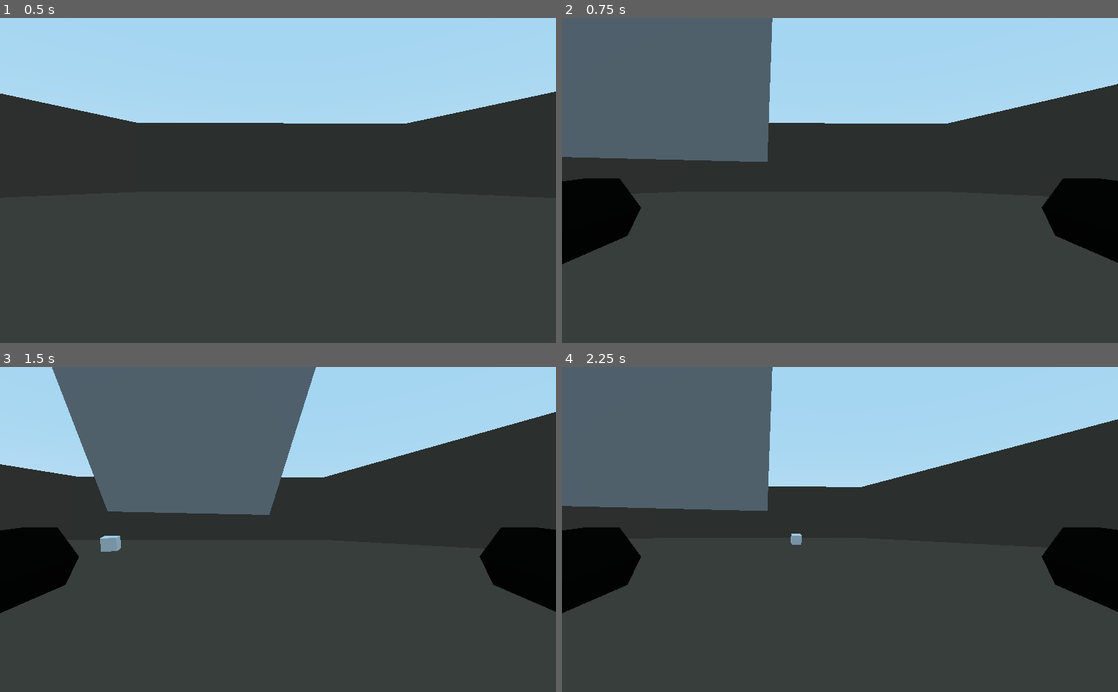
Above: before the commit, frames 1-4 (two rows, left to right).
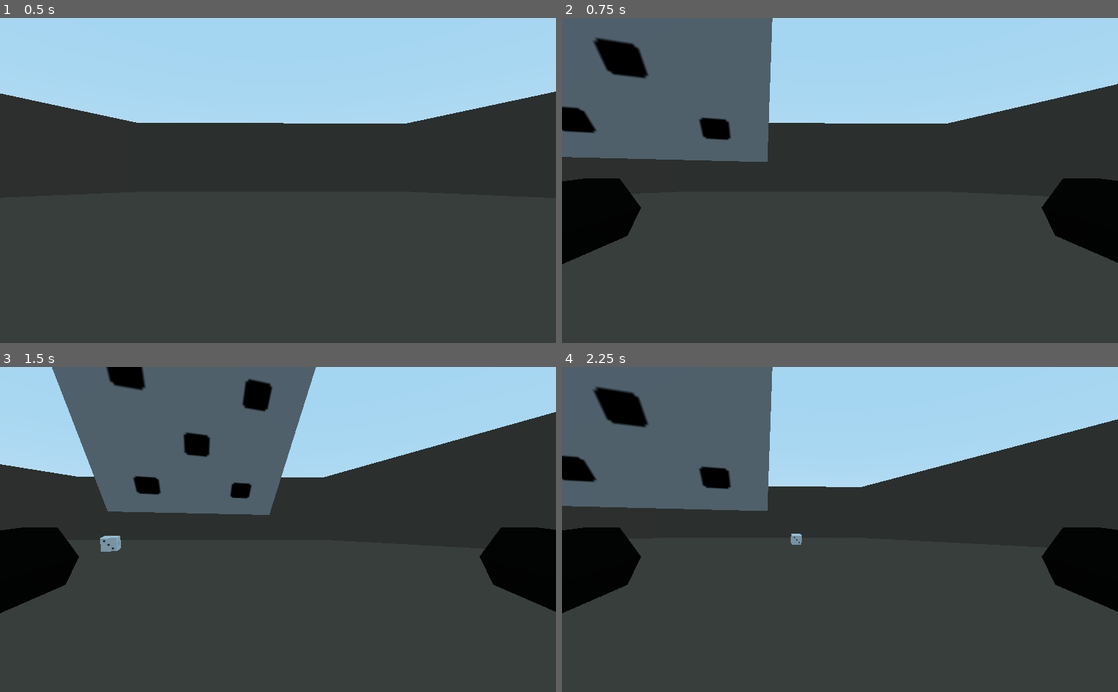
Above: after the commit, the same moments.

Repository: the-alex-g/PolyhedralArena
Game: Godot game, scene res://Main/Main.tscn
The game is run twice, just before and just after one commit, with the same random seed, the same clock (stepped at 60 frames per second) and the same inputs.
Inputs:
- Up to frame 1 (0.5 s): no input
- Up to frame 2 (0.75 s): tap Enter at 0.5 s; hold D (right) from 0.53 s (still down); tap Space (throw) at 0.6 s
- Up to frame 3 (1.5 s): release D (right) at 1.28 s; hold S (backward) from 1.28 s (still down); tap Space (throw) at 1.35 s
- Up to frame 4 (2.25 s): release S (backward) at 2.03 s; hold D (right) from 2.03 s (still down); tap Space (throw) at 2.1 s

Frame 1 is identical in both runs. In frame 2, 1.6% of the frame differs, in the area x 0-31%, y 5-38%; in frame 3, 1.6%, in the area x 18-49%, y 0-57%; in frame 4, 1.6%.

Commit message:
Add pips to non-monster dice

Diff:
--- a/project/Dice/Bomb.tscn
+++ b/project/Dice/Bomb.tscn
@@ -1,6 +1,7 @@
-[gd_scene load_steps=5 format=2]
+[gd_scene load_steps=6 format=2]
 
 [ext_resource path="res://Dice/Bomb.gd" type="Script" id=1]
+[ext_resource path="res://Dice/SixSidedDie.tscn" type="PackedScene" id=2]
 
 [sub_resource type="PhysicsMaterial" id=3]
 bounce = 0.6
@@ -22,14 +23,12 @@
 [node name="CollisionShape" type="CollisionShape" parent="."]
 shape = SubResource( 1 )
 
-[node name="CSGBox" type="CSGBox" parent="."]
-width = 0.7
-height = 0.7
-depth = 0.7
-
 [node name="Area" type="Area" parent="."]
 
 [node name="CollisionShape" type="CollisionShape" parent="Area"]
 shape = SubResource( 2 )
 
+[node name="Die" parent="." instance=ExtResource( 2 )]
+transform = Transform( 0.7, 0, 0, 0, 0.7, 0, 0, 0, 0.7, 0, 0, 0 )
+
 [connection signal="timeout" from="Timer" to="." method="_on_Timer_timeout"]
--- a/project/Dice/DeadDie.gd
+++ b/project/Dice/DeadDie.gd
@@ -9,7 +9,7 @@
 
 
 func _ready()->void:
-	_tween.interpolate_property($CSGBox.material_override, "albedo_color", start, end, 1, Tween.TRANS_QUAD)
+	_tween.interpolate_property($Die.material_override, "albedo_color", start, end, 1, Tween.TRANS_QUAD)
 	_tween.start()
 
 
--- a/project/Dice/DeadDie.tscn
+++ b/project/Dice/DeadDie.tscn
@@ -1,6 +1,7 @@
-[gd_scene load_steps=5 format=2]
+[gd_scene load_steps=6 format=2]
 
 [ext_resource path="res://Dice/DeadDie.gd" type="Script" id=1]
+[ext_resource path="res://Dice/SixSidedDie.tscn" type="PackedScene" id=2]
 
 [sub_resource type="PhysicsMaterial" id=3]
 bounce = 1.0
@@ -18,15 +19,12 @@
 [node name="CollisionShape" type="CollisionShape" parent="."]
 shape = SubResource( 1 )
 
-[node name="CSGBox" type="CSGBox" parent="."]
-material_override = SubResource( 2 )
-width = 1.0
-height = 1.0
-depth = 1.0
-
 [node name="Tween" type="Tween" parent="."]
 
 [node name="Timer" type="Timer" parent="."]
 autostart = true
 
+[node name="Die" parent="." instance=ExtResource( 2 )]
+material_override = SubResource( 4 )
+
 [connection signal="timeout" from="Timer" to="." method="_on_Timer_timeout"]
--- /dev/null
+++ b/project/Dice/SixSidedDie.tscn
@@ -0,0 +1,62 @@
+[gd_scene load_steps=8 format=2]
+
+[ext_resource path="res://Pips.png" type="Texture" id=1]
+
+[sub_resource type="AtlasTexture" id=1]
+flags = 7
+atlas = ExtResource( 1 )
+region = Rect2( 0, 0, 83, 96 )
+
+[sub_resource type="AtlasTexture" id=2]
+flags = 7
+atlas = ExtResource( 1 )
+region = Rect2( 96, 192, 96, 96 )
+
+[sub_resource type="AtlasTexture" id=3]
+flags = 7
+atlas = ExtResource( 1 )
+region = Rect2( 96, 0, 96, 96 )
+
+[sub_resource type="AtlasTexture" id=4]
+flags = 7
+atlas = ExtResource( 1 )
+region = Rect2( 0, 192, 96, 96 )
+
+[sub_resource type="AtlasTexture" id=5]
+flags = 7
+atlas = ExtResource( 1 )
+region = Rect2( 96, 96, 96, 96 )
+
+[sub_resource type="AtlasTexture" id=6]
+flags = 7
+atlas = ExtResource( 1 )
+region = Rect2( 0, 96, 96, 96 )
+
+[node name="Die" type="CSGBox"]
+width = 1.0
+height = 1.0
+depth = 1.0
+
+[node name="Sprite3D" type="Sprite3D" parent="."]
+transform = Transform( -4.37114e-08, 0, 1, 0, 1, 0, -1, 0, -4.37114e-08, 0.51, 0, 0 )
+texture = SubResource( 1 )
+
+[node name="Sprite3D2" type="Sprite3D" parent="."]
+transform = Transform( -4.37114e-08, 0, 1, 0, 1, 0, -1, 0, -4.37114e-08, -0.51, 0, 0 )
+texture = SubResource( 2 )
+
+[node name="Sprite3D3" type="Sprite3D" parent="."]
+transform = Transform( 1, 0, 0, 0, -4.37114e-08, -1, 0, 1, -4.37114e-08, 0, -0.51, 0 )
+texture = SubResource( 3 )
+
+[node name="Sprite3D4" type="Sprite3D" parent="."]
+transform = Transform( 1, 0, 0, 0, -4.37114e-08, -1, 0, 1, -4.37114e-08, 0, 0.51, 0 )
+texture = SubResource( 4 )
+
+[node name="Sprite3D5" type="Sprite3D" parent="."]
+transform = Transform( 1, 0, 0, 0, 1, 0, 0, 0, 1, 0, 0, 0.51 )
+texture = SubResource( 5 )
+
+[node name="Sprite3D6" type="Sprite3D" parent="."]
+transform = Transform( 1, 0, 0, 0, 1, 0, 0, 0, 1, -0.00236773, 0.0022974, -0.50841 )
+texture = SubResource( 6 )
Not shown: 1 places in project/Dice/DeadDie.tscn that only renumber resources
Binary file changed: project/Faces.png
Binary file added: project/Pips.png
Not shown, added: project/Pips.png.import
Not shown, changed: piskel_files/Faces.piskel
Not shown, added: piskel_files/Pips.piskel
